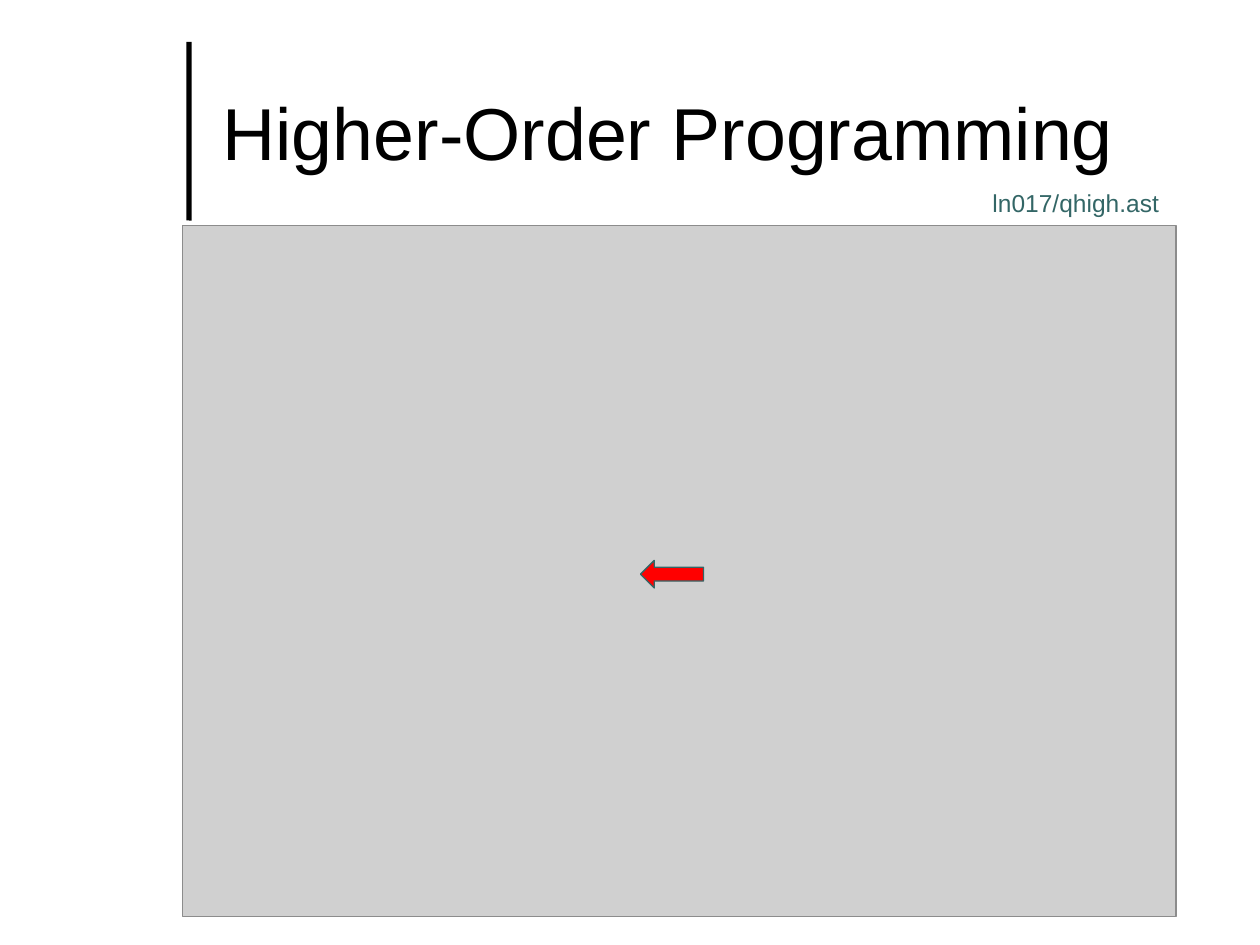
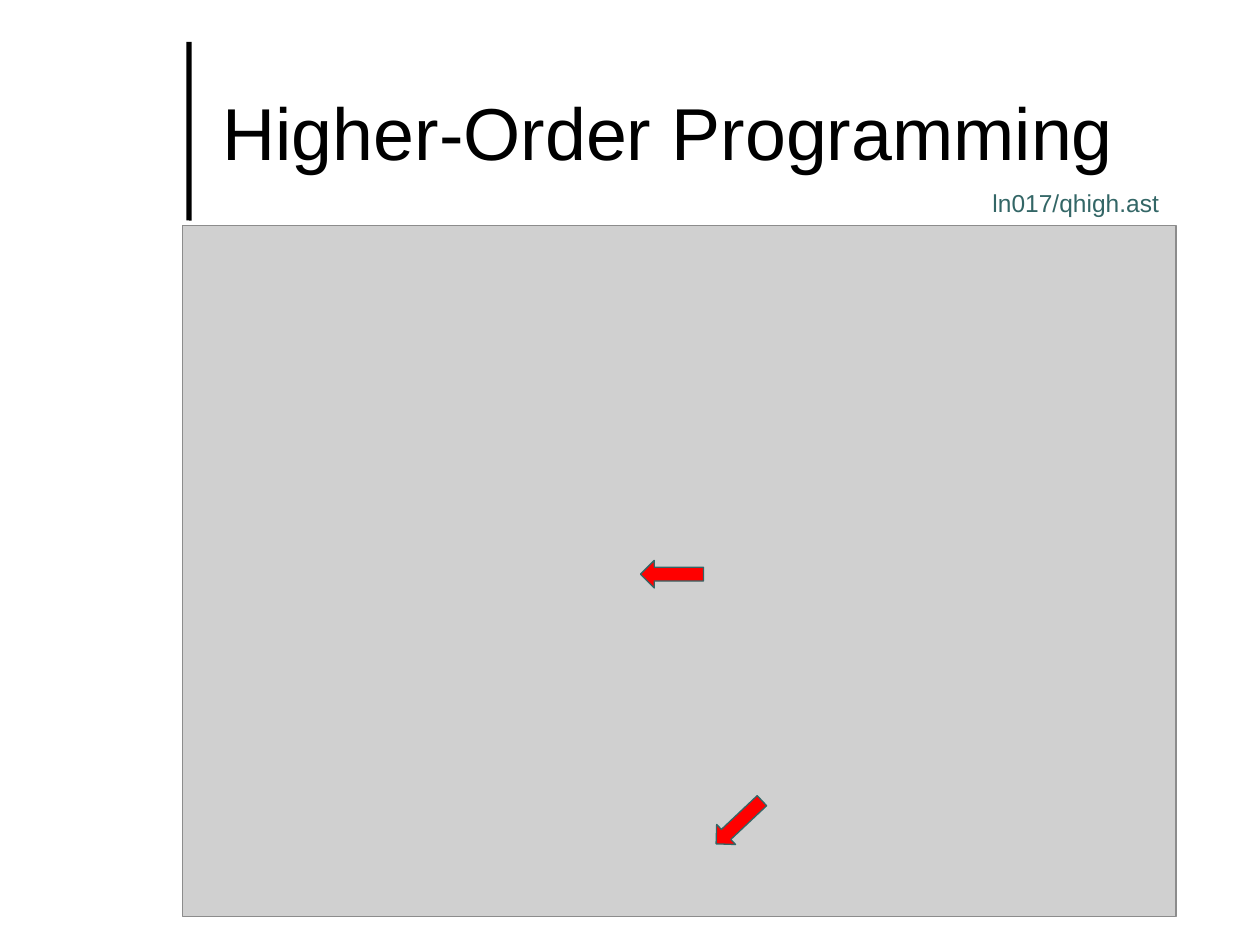
Before and after one commit to lutzhamel/CSC493, a slide deck: slide 7 of notes/csc493-ln017.pptx (slide 6 before the commit). Drawn at 1260x945 pixels with LibreOffice and Linux fonts; fonts in the diff are those of the drawing; grey boxes stand for pictures; background and template pictures are left out. Boxes give left, top, right and bottom in pixels: in the first picture for what was removed or moved away, otherwise in the second. Text is boxed around its words. In the diff, an @@ line names an element or a change of style, - is before the commit and + after.

```diff
--- a/notes/csc493-ln017.pptx
+++ b/notes/csc493-ln017.pptx
@@ left arrow added at <box>707,791,772,854</box>, fill #FF0000, outline #336666 0.75 pt @@
```
Also in this commit, not shown: 3 slides added, 3 other files.
